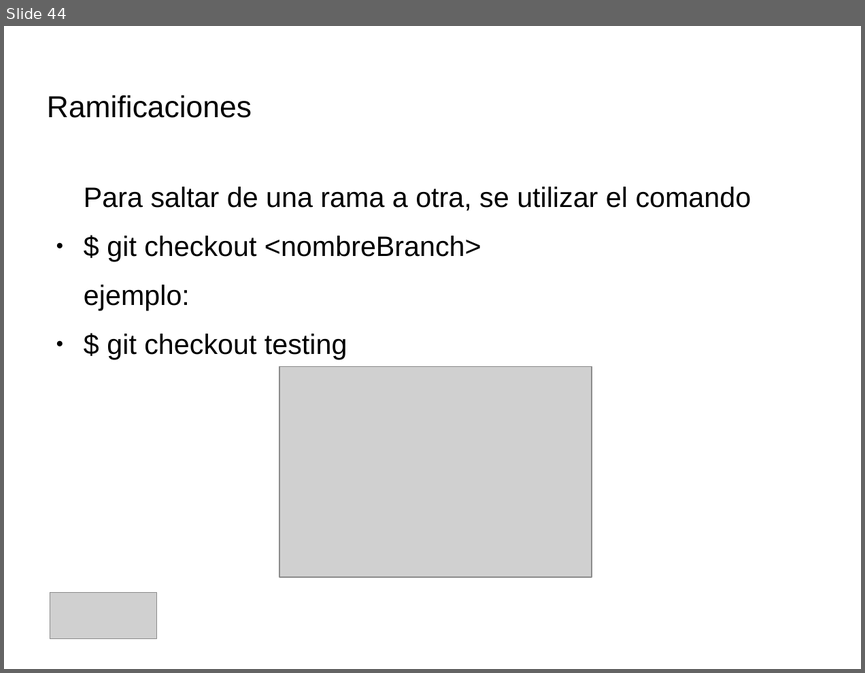
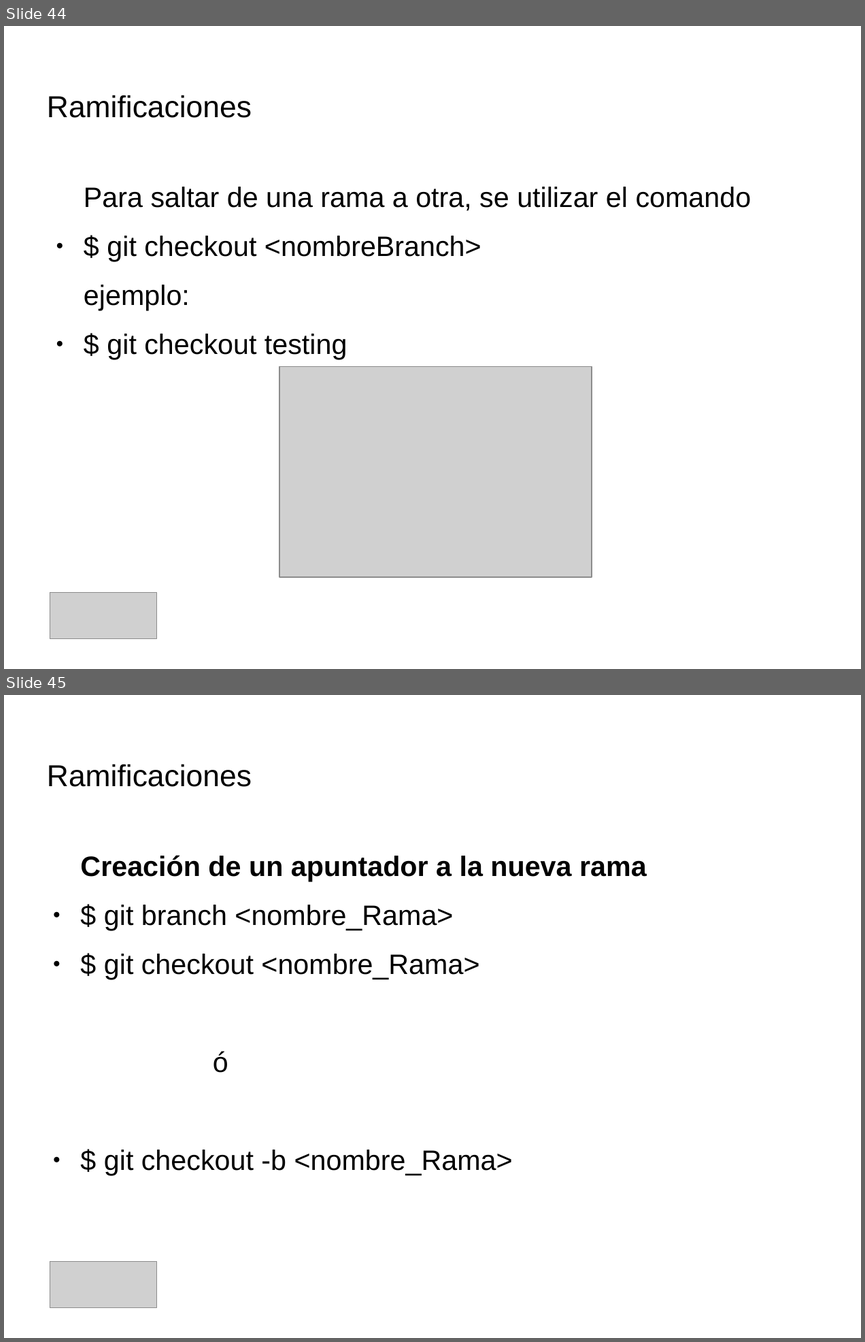
Before and after one commit to IllanPedro/Hardware, a slide deck: CursoGIT,GITHUB,SOURCETREE/Precentacion_Git.odp. Shown one above the other, each under a label of ours: slide 44 before the commit, slides 44 and 45 after it. The pictures are 865x673 and 865x1342 pixels, drawn with LibreOffice and Linux fonts; fonts in the diff are those of the drawing; grey boxes stand for pictures; background and template pictures are left out. Boxes give left, top, right and bottom in pixels: in the first picture for what was removed or moved away, otherwise in the second. Text is boxed around its words. In the diff, an @@ line names an element or a change of style, - is before the commit and + after.

```diff
--- a/CursoGIT,GITHUB,SOURCETREE/Precentacion_Git.odp
+++ b/CursoGIT,GITHUB,SOURCETREE/Precentacion_Git.odp
@@ slide 45 added at [4, 695, 861, 1338], background picture (left out) @@
@@ title added at [47, 764, 252, 787], 28 pt, text #000000 @@
+Ramificaciones
@@ text added at [80, 855, 647, 1175], 26 pt, text #000000 @@
+Creación de un apuntador a la nueva rama
+● $ git branch <nombre_Rama>
+● $ git checkout <nombre_Rama>
+ó
+● $ git checkout -b <nombre_Rama>
@@ picture added at [50, 1262, 157, 1308] @@
```
Also in this commit, not shown: 1 slide changed, 2 other slides added, 1 slide removed, 1 other file.
